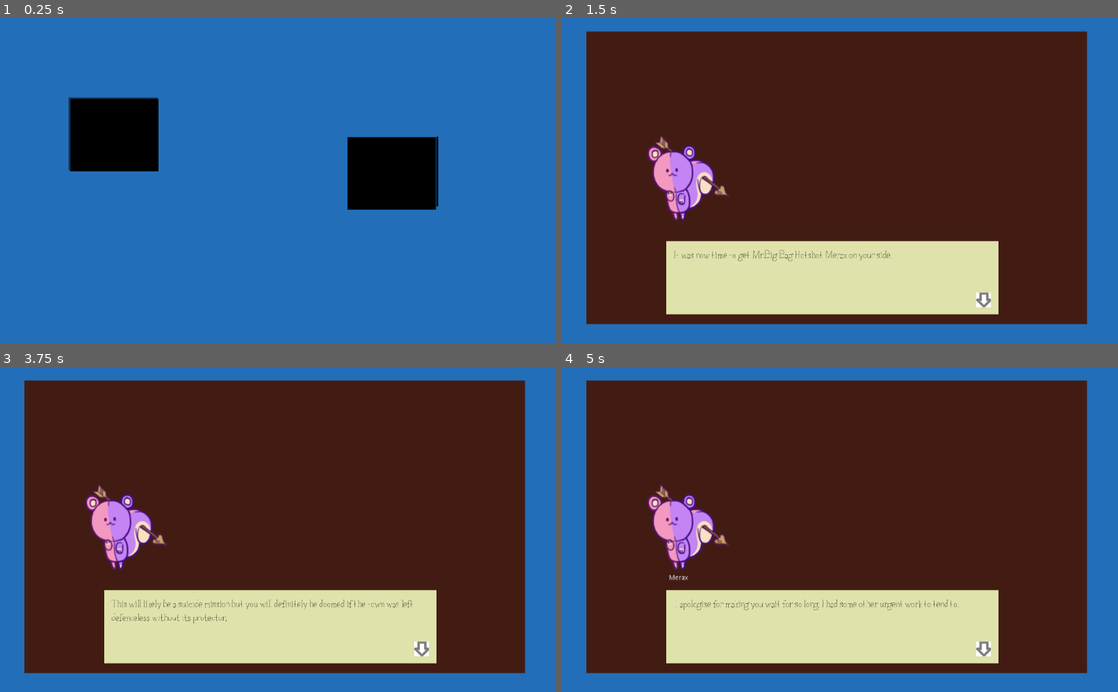
Above: before the commit, frames 1-4 (two rows, left to right).
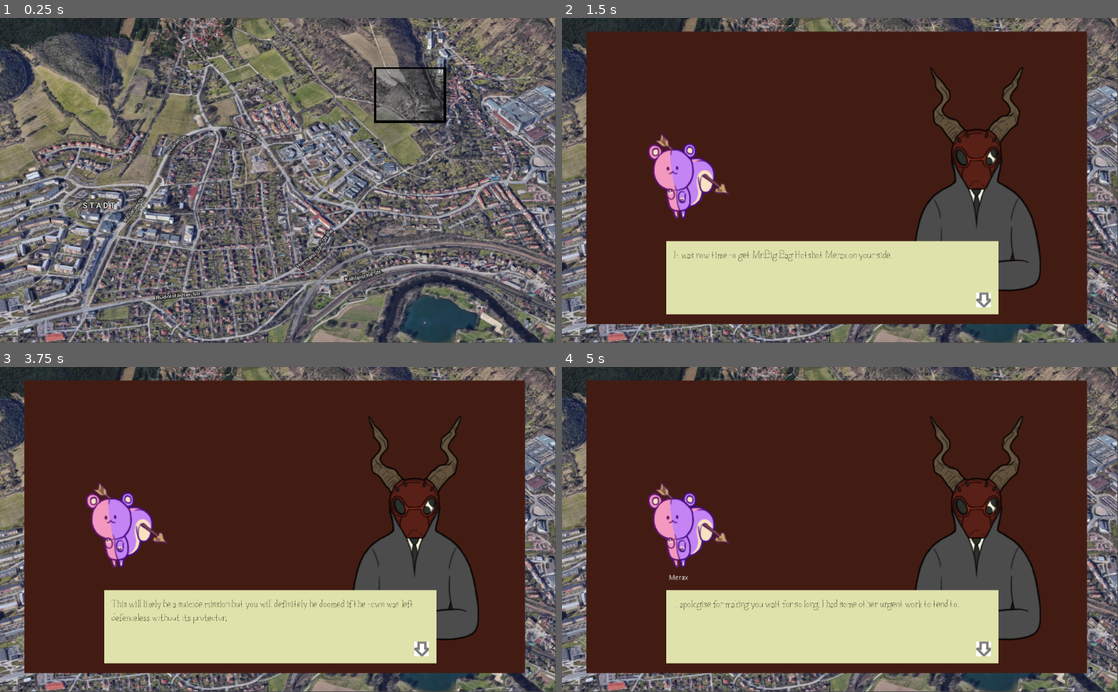
Above: after the commit, the same moments.

Repository: Otwald/WwstH
Game: Godot game, scene res://Root.tscn
Same seed, same stepped clock (60 frames per second), same inputs: the game is played once before the commit and once after it.
Inputs (mouse positions are in pixels of both pictures, inside the frame that each line leads up to; where the layout moved, square brackets give the same spot in the first picture):
- Up to frame 1 (0.25 s): no input
- Up to frame 2 (1.5 s): click (979, 102) [678, 135] at 0.5 s; click (956, 174) at 1.27 s
- Up to frame 3 (3.75 s): click (394, 523) at 2.02 s; click (394, 523) at 2.77 s; tap Enter (ui_accept) at 3.5 s
- Up to frame 4 (5 s): tap Enter (ui_accept) at 3.77, 4.25, 4.52 s

The runs differ from the first frame. In frame 1, 100% of the frame differs, in the area x 0-100%, y 0-100%; in frame 2, 26%; in frame 3, 26%; in frame 4, 26%.

Commit message:
replaced some placeholder with art

Diff:
--- /dev/null
+++ b/Character/Character.gd
@@ -0,0 +1,10 @@
+extends Node2D
+# class_name Character
+
+var mood_range : Dictionary = {"neutral" :0, "sad":1,"shocked":2,"happy" : 3,"annoyed":4, "pensive":5, "confused" :5 }
+
+func change_mood(new_mood : String)->void:
+	var frame = 0
+	if mood_range.has(new_mood):
+		frame = mood_range[new_mood.to_lower()]
+	$Sprite.frame = frame
--- a/Character/Manager/Manager.gd
+++ b/Character/Manager/Manager.gd
@@ -1,4 +1,4 @@
-extends Node2D
+extends "res://Character/Character.gd"
 
 
 onready var parent : Control = get_parent();
--- a/Character/Manager/Manager.tscn
+++ b/Character/Manager/Manager.tscn
@@ -1,6 +1,6 @@
 [gd_scene load_steps=3 format=2]
 
-[ext_resource path="res://Asset/Character/Manager/Manager_Neutral.png" type="Texture" id=1]
+[ext_resource path="res://Asset/Character/Manager/Manager.png" type="Texture" id=1]
 [ext_resource path="res://Character/Manager/Manager.gd" type="Script" id=2]
 
 [node name="Manager" type="Node2D"]
@@ -11,3 +11,4 @@
 
 [node name="Sprite" type="Sprite" parent="."]
 texture = ExtResource( 1 )
+hframes = 7
--- /dev/null
+++ b/Character/Merax/Merax.gd
@@ -0,0 +1,16 @@
+extends "res://Character/Character.gd"
+
+
+# Declare member variables here. Examples:
+# var a = 2
+# var b = "text"
+
+
+# Called when the node enters the scene tree for the first time.
+func _ready():
+	pass # Replace with function body.
+
+
+# Called every frame. 'delta' is the elapsed time since the previous frame.
+#func _process(delta):
+#	pass
--- a/Character/Merax/Merax.tscn
+++ b/Character/Merax/Merax.tscn
@@ -1,5 +1,11 @@
-[gd_scene format=2]
+[gd_scene load_steps=3 format=2]
+
+[ext_resource path="res://Asset/Character/Merax/Nemesis.png" type="Texture" id=1]
+[ext_resource path="res://Character/Merax/Merax.gd" type="Script" id=2]
 
 [node name="Merax" type="Node2D"]
+script = ExtResource( 2 )
 
 [node name="Sprite" type="Sprite" parent="."]
+texture = ExtResource( 1 )
+hframes = 7
--- a/DialogBox/Dialog.gd
+++ b/DialogBox/Dialog.gd
@@ -15,6 +15,7 @@
 	while i < charas.size():
 		charas[i].transform = spawns[i];
 		add_child(charas[i]);
+		move_child(charas[i], 1)
 		charas[i].visible = false;
 		i+=1;
 
--- a/Map/MapRoot.tscn
+++ b/Map/MapRoot.tscn
@@ -1,9 +1,11 @@
-[gd_scene load_steps=5 format=2]
+[gd_scene load_steps=7 format=2]
 
-[ext_resource path="res://Asset/mapph.png" type="Texture" id=1]
+[ext_resource path="res://Asset/map.png" type="Texture" id=1]
 [ext_resource path="res://Asset/sceneph.png" type="Texture" id=2]
 [ext_resource path="res://Map/MapRoot.gd" type="Script" id=3]
 [ext_resource path="res://Asset/sceneph_hover.png" type="Texture" id=4]
+[ext_resource path="res://Asset/tutorial.png" type="Texture" id=5]
+[ext_resource path="res://Asset/tutorial_hover.png" type="Texture" id=6]
 
 [node name="MapRoot" type="Control"]
 margin_right = 1024.0
@@ -24,16 +26,18 @@
 anchor_top = 0.247
 anchor_right = 0.125
 anchor_bottom = 0.247
-margin_top = -0.200012
-margin_right = 163.0
-margin_bottom = 131.8
-texture_normal = ExtResource( 2 )
-texture_hover = ExtResource( 4 )
+margin_left = 561.3
+margin_top = -56.9307
+margin_right = 724.3
+margin_bottom = 75.0693
+texture_normal = ExtResource( 5 )
+texture_hover = ExtResource( 6 )
 __meta__ = {
 "_edit_use_anchors_": false
 }
 
 [node name="Scene2" type="TextureButton" parent="."]
+visible = false
 anchor_left = 0.624
 anchor_top = 0.365
 anchor_right = 0.624
--- a/Scene.gd
+++ b/Scene.gd
@@ -28,6 +28,7 @@
 	$Dialog.set_speaker(speaker)
 	if speaker != "":
 		var chara = character[speaker]
+		chara.change_mood(mood)
 	$Dialog.say(body)
 
 func build_scene(scene)-> Array:
--- a/Scene1/scene1.json
+++ b/Scene1/scene1.json
@@ -1060,7 +1060,7 @@
     },
     "172": {
       "is_line": true,
-      "speaker": "Chester",
+      "speaker": "Manager",
       "mood": "",
       "body": " Thank you, they are just really good.\n"
     },
Binary file added: Asset/Character/Manager/Manager.png
Not shown, added: Asset/Character/Manager/Manager.png.import
Binary file added: Asset/Character/Merax/Nemesis.png
Not shown, added: Asset/Character/Merax/Nemesis.png.import
Binary file added: Asset/Scenes/BG_GraveHill.png
Not shown, added: Asset/Scenes/BG_GraveHill.png.import
Binary file added: Asset/map.png
Not shown, added: Asset/map.png.import
Binary file added: Asset/tutorial.png
Not shown, added: Asset/tutorial.png.import
Binary file added: Asset/tutorial_hover.png
Not shown, added: Asset/tutorial_hover.png.import
